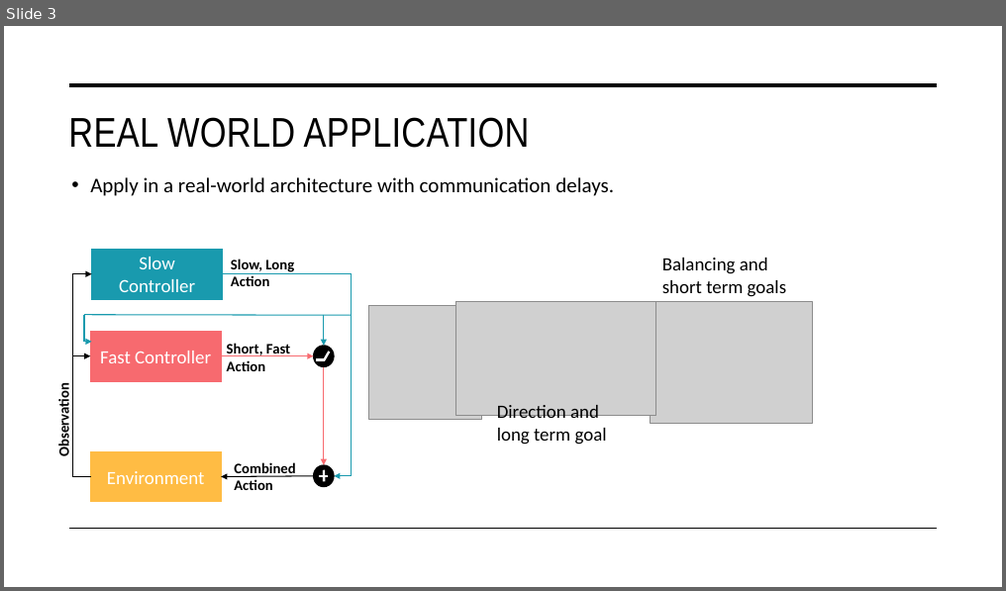
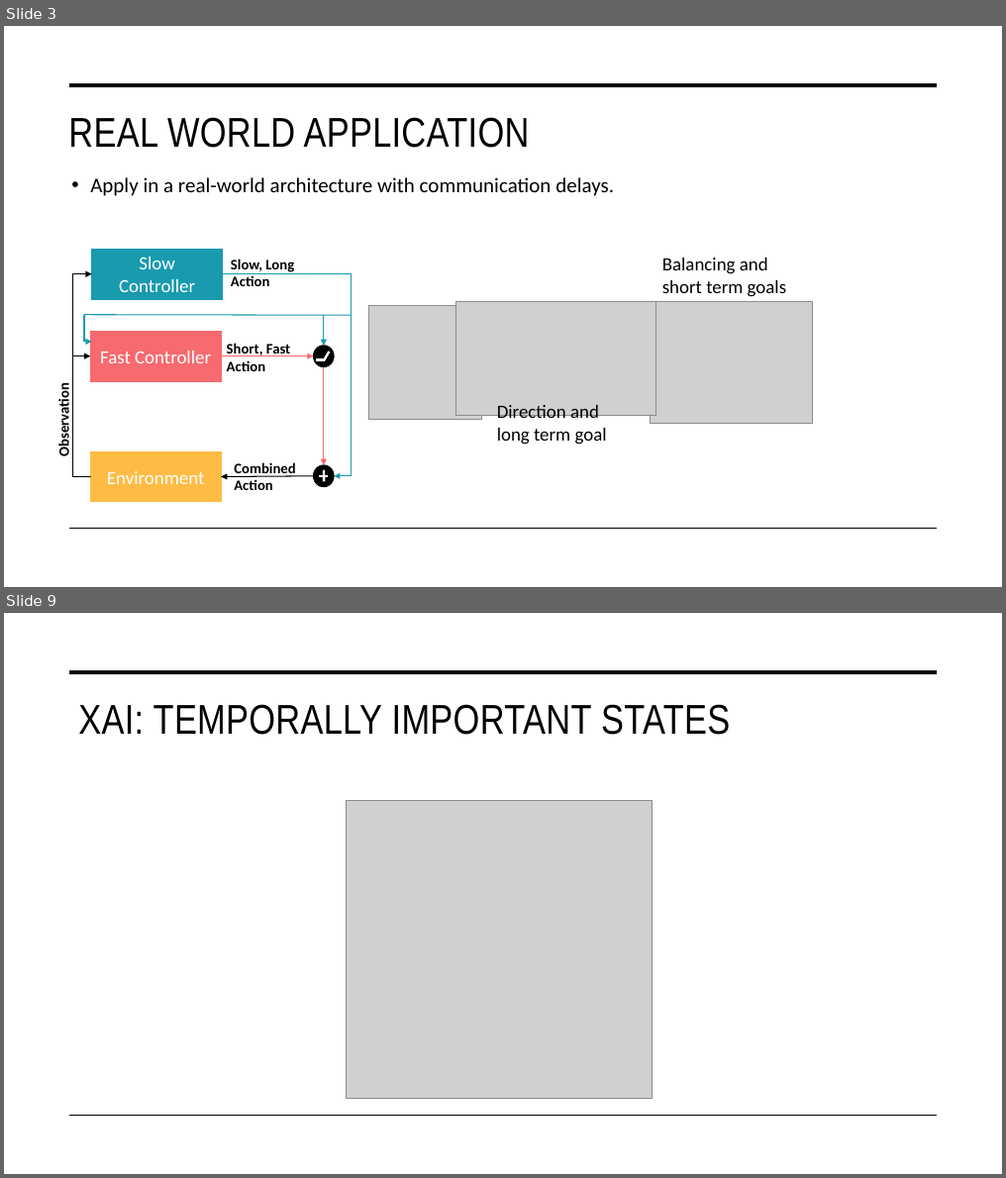
Before and after one commit to miracleyoo/TD3, a slide deck: documents/Temporally Layered Architecture.pptx. Shown one above the other, each under a label of ours: slide 3 before the commit, slides 3 and 9 after it; the slides between them are not shown. The pictures are 1006x591 and 1006x1178 pixels, drawn with LibreOffice and Linux fonts; fonts in the diff are those of the drawing; grey boxes stand for pictures. Boxes give left, top, right and bottom in pixels: in the first picture for what was removed or moved away, otherwise in the second. Text is boxed around its words. In the diff, an @@ line names an element or a change of style, - is before the commit and + after.

```diff
--- a/documents/Temporally Layered Architecture.pptx
+++ b/documents/Temporally Layered Architecture.pptx
@@ slide 9 added at <box>4,613,1002,1174</box>, background #FFFFFF; not listed: 2 template elements that a slide beside it also shows @@
@@ title added at <box>78,704,730,735</box>, 40 pt, text #000000 @@
+XAI: TEMPORALLY IMPORTANT STATES
@@ picture added at <box>347,801,652,1099</box> @@
```
Also in this commit, not shown: 6 other slides added.
